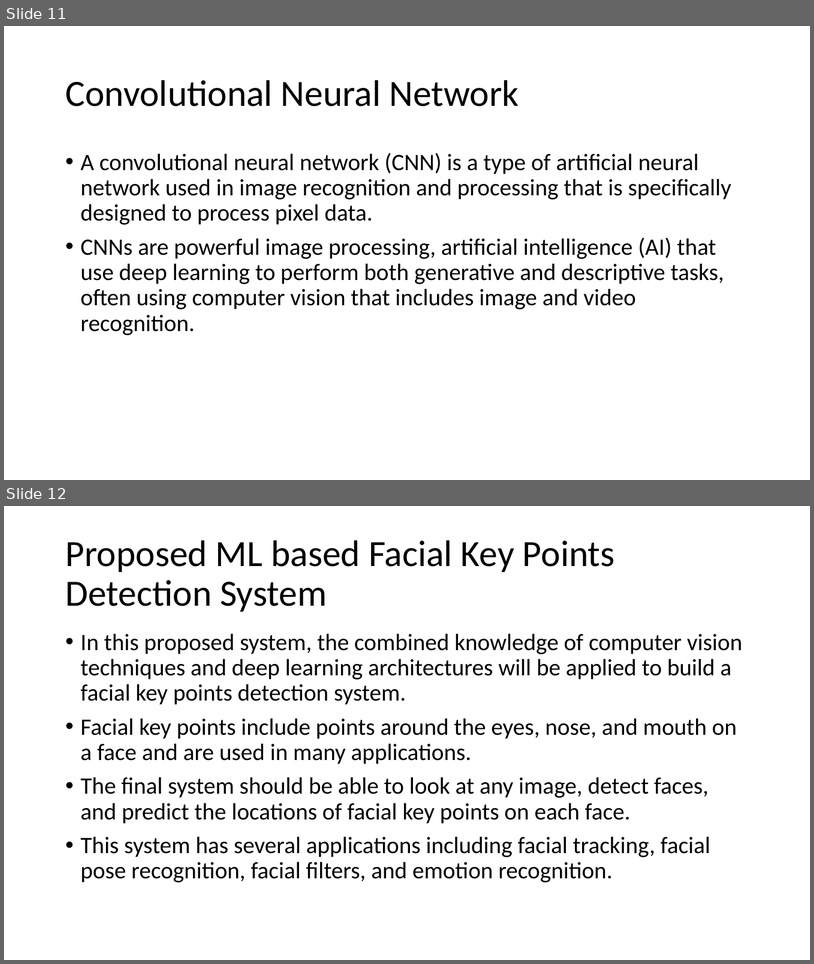
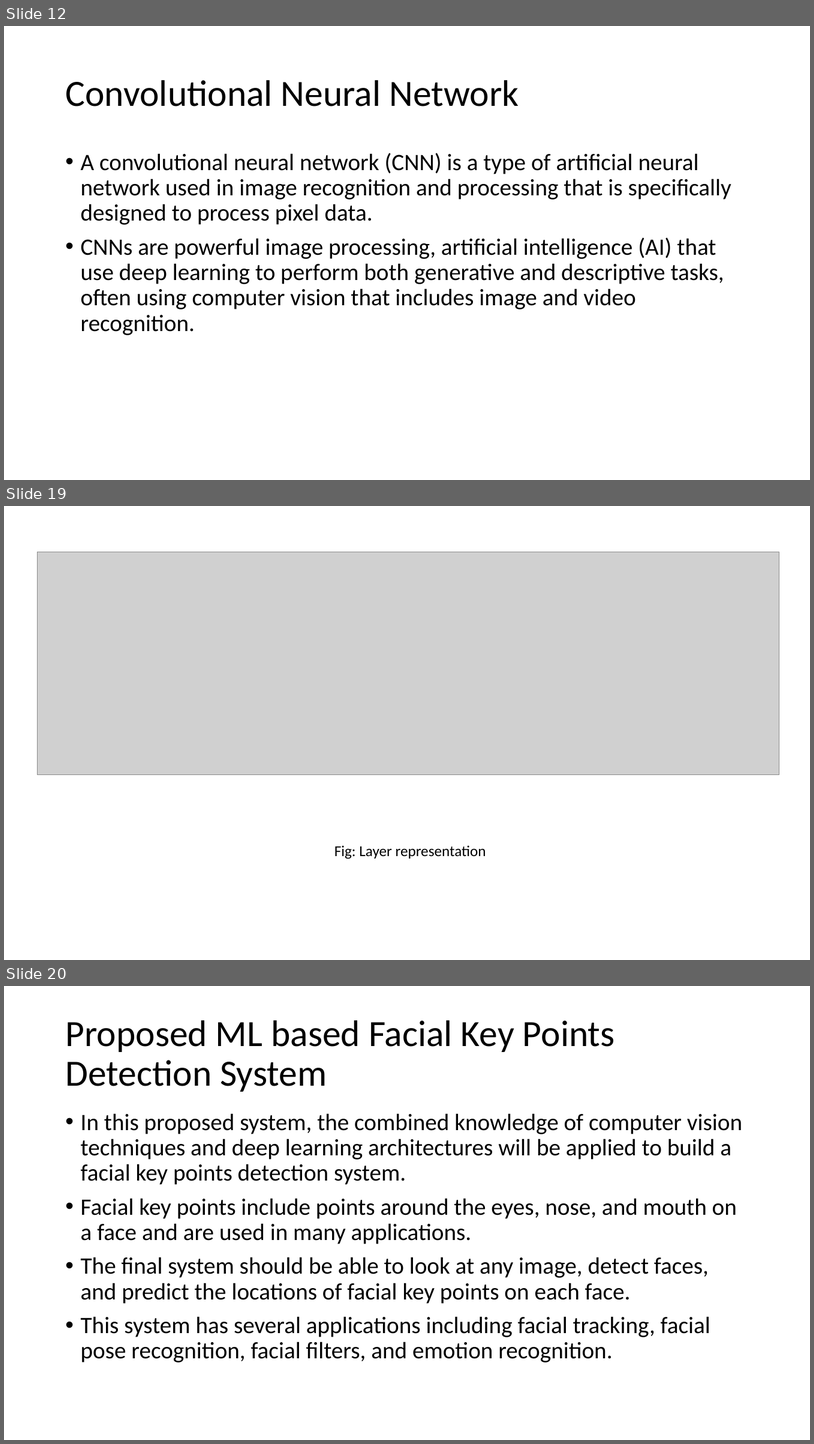
Before and after one commit to IkramulMurad/Face-detection, a slide deck: Book/Facial Key-points Detection.pptx. Shown one above the other, each under a label of ours: slides 11 and 12 before the commit, slides 12, 19 and 20 after it; the slides between them are not shown. The pictures are 814x964 and 814x1444 pixels, drawn with LibreOffice and Linux fonts; fonts in the diff are those of the drawing; grey boxes stand for pictures. Boxes give left, top, right and bottom in pixels: in the first picture for what was removed or moved away, otherwise in the second. Text is boxed around its words. In the diff, an @@ line names an element or a change of style, - is before the commit and + after.

```diff
--- a/Book/Facial Key-points Detection.pptx
+++ b/Book/Facial Key-points Detection.pptx
@@ slide 19 added at (4, 506, 810, 960), background #FFFFFF @@
@@ picture added at (37, 552, 780, 775) @@
@@ text added at (335, 845, 486, 859), 18 pt, text #000000 @@
+Fig: Layer representation
@@ what was slide 11 is now slide 12 @@
@@ what was slide 12 is now slide 20 @@
```
Also in this commit, not shown: 8 other slides added.
